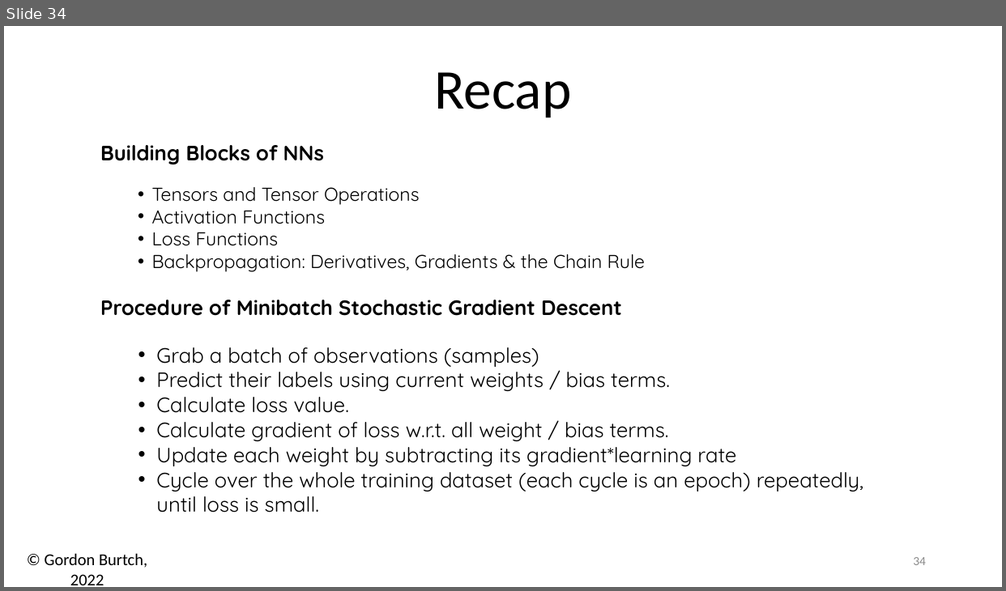
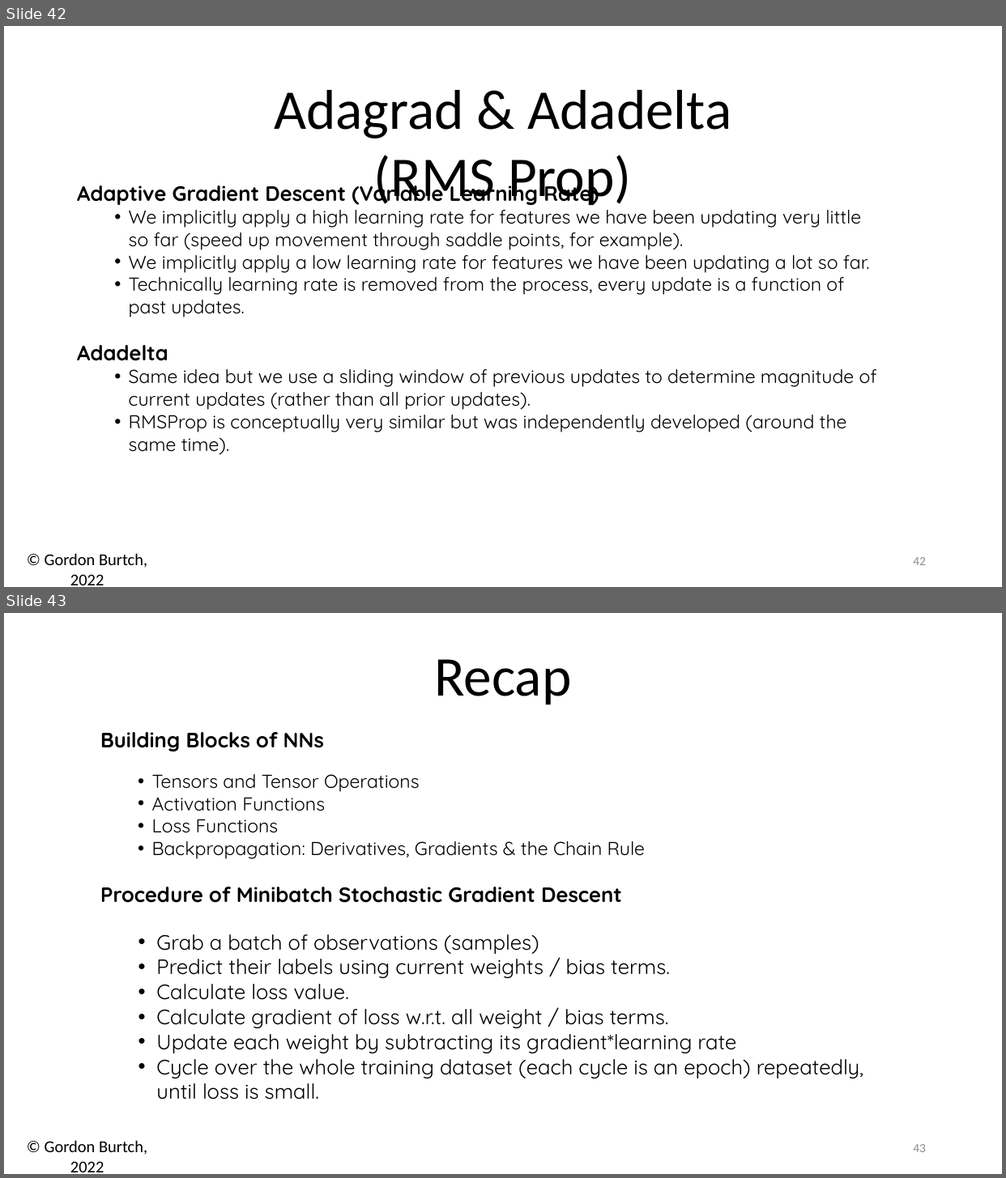
Before and after one commit to zizgao/BA865-2022, a slide deck: Week 2/02 - Math & Keras.pptx. Shown one above the other, each under a label of ours: slide 34 before the commit, slides 42 and 43 after it. The pictures are 1006x591 and 1006x1178 pixels, drawn with LibreOffice and Linux fonts; fonts in the diff are those of the drawing. Boxes give left, top, right and bottom in pixels: in the first picture for what was removed or moved away, otherwise in the second. Text is boxed around its words. In the diff, an @@ line names an element or a change of style, - is before the commit and + after.

```diff
--- a/Week 2/02 - Math & Keras.pptx
+++ b/Week 2/02 - Math & Keras.pptx
@@ slide 42 added at (4, 26, 1002, 587), background #FFFFFF; not listed: 1 template element that a slide beside it also shows @@
@@ text added at (274, 90, 731, 211), 54 pt, text #000000 @@
+Adagrad & Adadelta (RMS Prop)
@@ text added at (77, 179, 877, 455), 18 pt, text #000000 @@
+Adaptive Gradient Descent (Variable Learning Rate)
+  • We implicitly apply a high learning rate for features we have been updating very little so far (speed up movement through saddle points, for example).
+  • We implicitly apply a low learning rate for features we have been updating a lot so far.
+  • Technically learning rate is removed from the process, every update is a function of past updates.
+Adadelta
+  • Same idea but we use a sliding window of previous updates to determine magnitude of current updates (rather than all prior updates).
+  • RMSProp is conceptually very similar but was independently developed (around the same time).
@@ page number added at (913, 557, 926, 565), 12 pt, text #8C8C8C @@
+42
@@ what was slide 34 is now slide 43 @@
@@ page number at (913, 1144, 926, 1152): text changed @@
-34
+43
```
Also in this commit, not shown: 2 slides changed, 8 other slides added, 5 other files.
